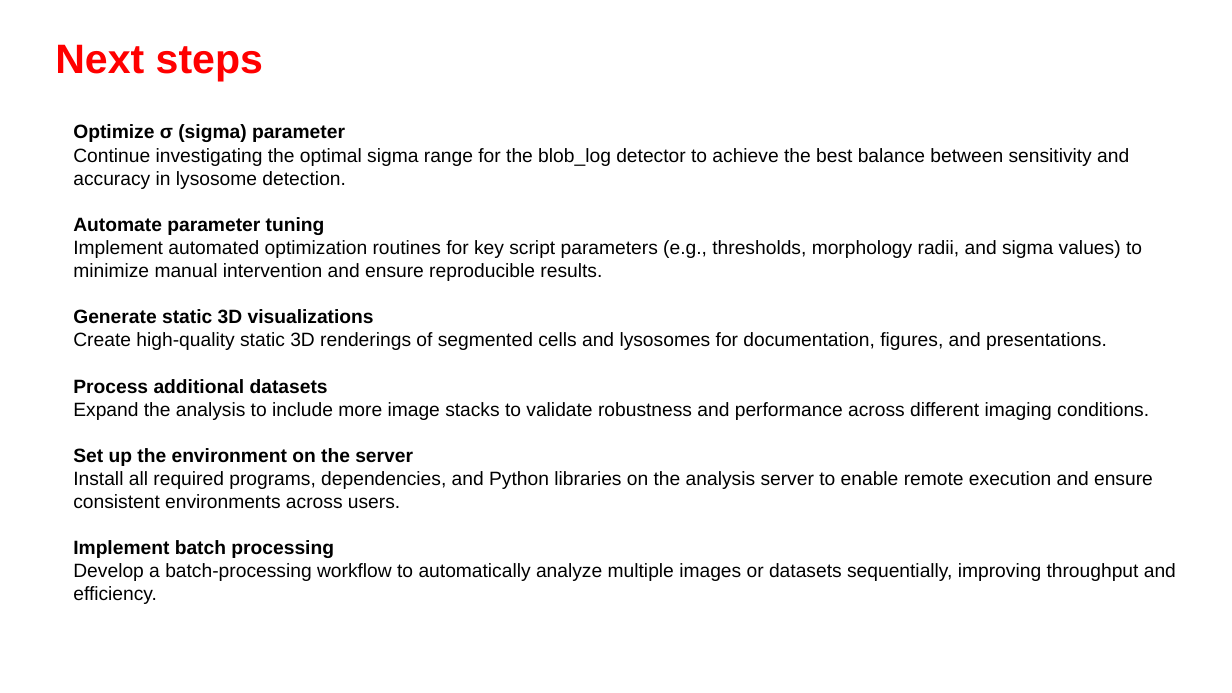
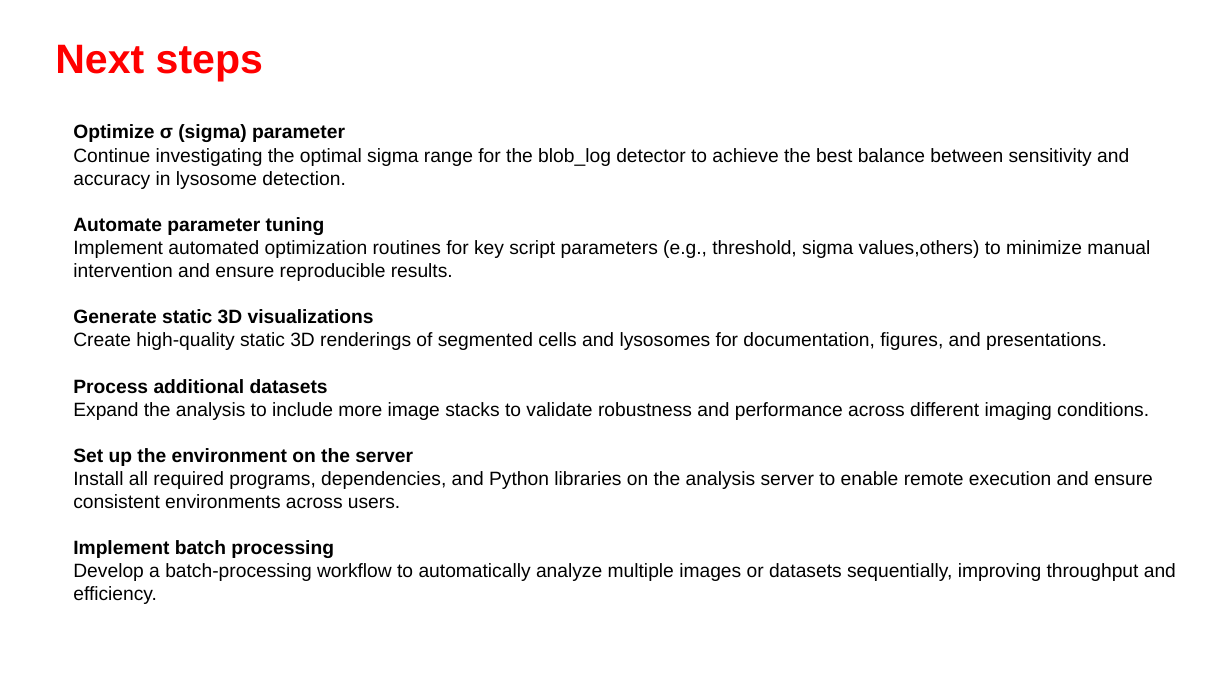
Before and after one commit to Nahuel88Ar/Lysosomes, a slide deck: slide 5 of meeting 17-11.pptx (slide 4 before the commit). Drawn at 1232x693 pixels with LibreOffice and Linux fonts; fonts in the diff are those of the drawing; background and template pictures are left out. Boxes give left, top, right and bottom in pixels: in the first picture for what was removed or moved away, otherwise in the second. Text is boxed around its words. In the diff, an @@ line names an element or a change of style, - is before the commit and + after.

```diff
--- a/meeting 17-11.pptx
+++ b/meeting 17-11.pptx
@@ text at bbox=[73, 240, 1150, 281]: text changed @@
-Implement automated optimization routines for key script parameters (e.g., thresholds, morphology radii, and sigma values) to minimize manual intervention and ensure reproducible results.
+Implement automated optimization routines for key script parameters (e.g., threshold, sigma values,others) to minimize manual intervention and ensure reproducible results.
```
Also in this commit, not shown: 14 other slides changed, 1 slide added, 12 slides removed, 1 other file.
